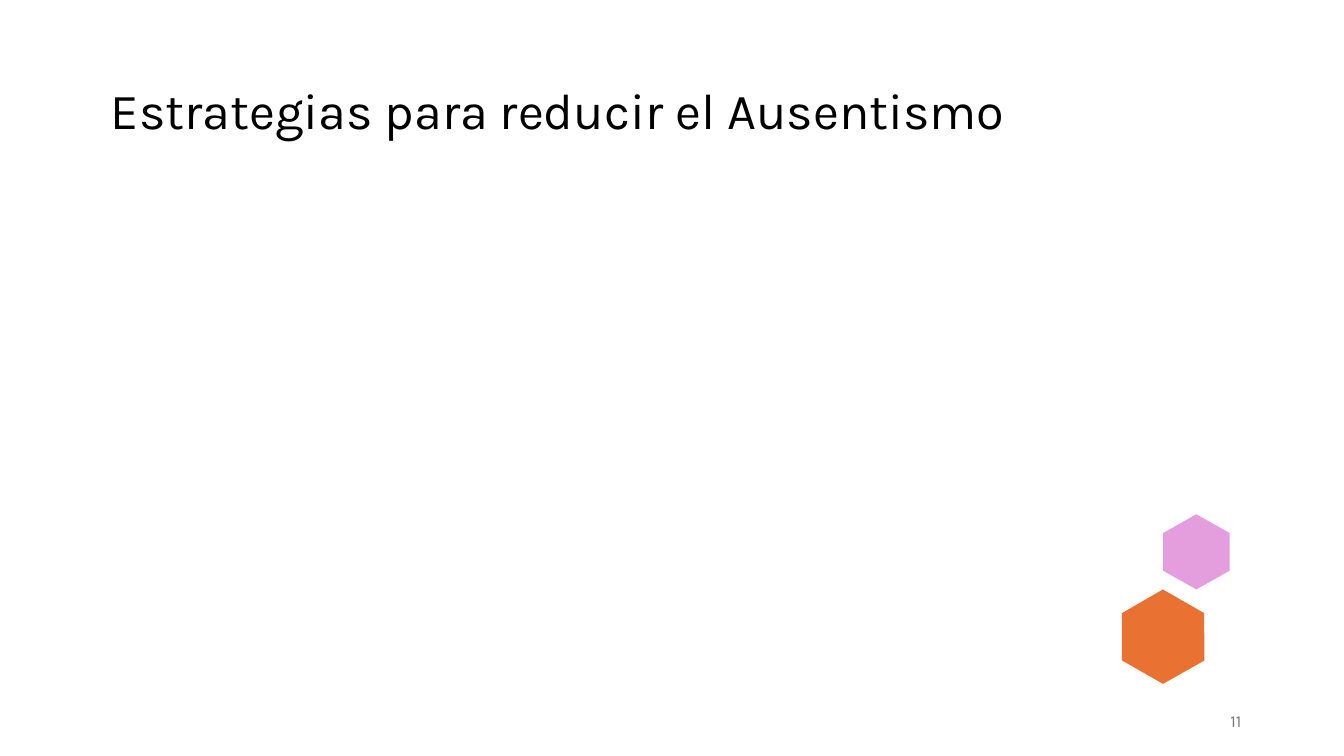
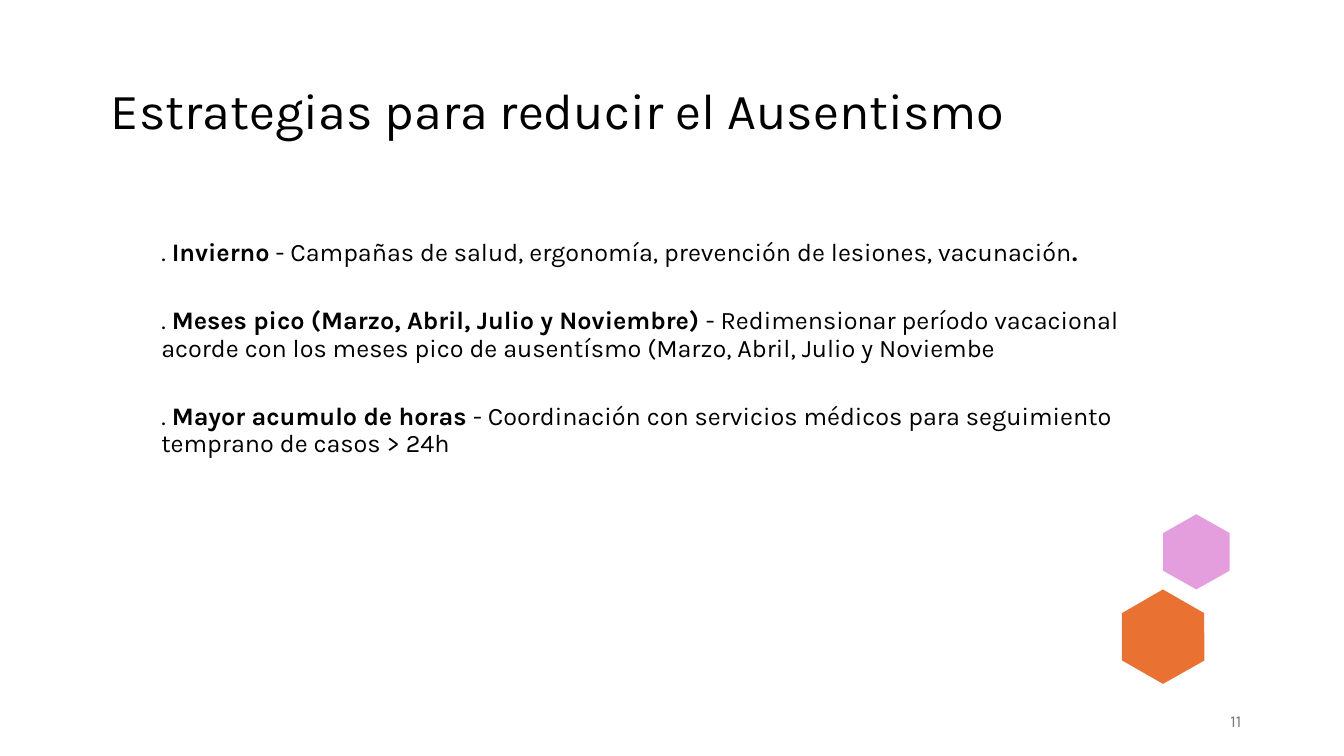
Before and after one commit to ITACADEMYprojectes/ProjecteData, a slide deck: slide 11 of Equip_28/Results/Analisis_PAP_and_ABL_RapidExpres.pptx. Drawn at 1344x756 pixels with LibreOffice and Linux fonts; fonts in the diff are those of the drawing. Boxes give left, top, right and bottom in pixels: in the first picture for what was removed or moved away, otherwise in the second. Text is boxed around its words. In the diff, an @@ line names an element or a change of style, - is before the commit and + after.

```diff
--- a/Equip_28/Results/Analisis_PAP_and_ABL_RapidExpres.pptx
+++ b/Equip_28/Results/Analisis_PAP_and_ABL_RapidExpres.pptx
@@ text added at (161, 242, 1118, 458), 18 pt, text #000000 @@
+  . Invierno - Campañas de salud, ergonomía, prevención de lesiones, vacunación.
+  . Meses pico (Marzo, Abril, Julio y Noviembre) - Redimensionar período vacacional acorde con los meses pico de ausentísmo (Marzo, Abril, Julio y Noviembe
+  . Mayor acumulo de horas - Coordinación con servicios médicos para seguimiento temprano de casos > 24h
```
Also in this commit, not shown: 6 other slides changed, 2 slides added, 2 slides removed, 1 other file.
